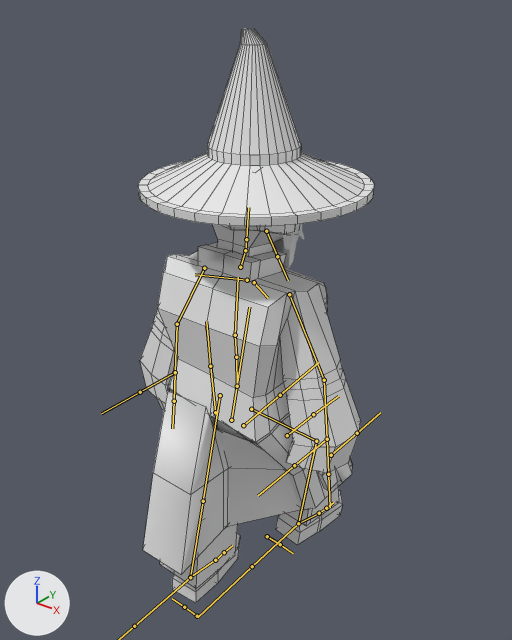
Two versions of the FBX model Assets/Art/Objects/Enemy/miniboss_wizard.fbx, one commit apart.
One viewpoint serves both versions: a camera (50 mm lens) standing at (2.31, -2.67, 3.69) and looking at (-0.04, 0.27, 1.87). Every picture has the same lights, and +X, +Y and +Z are marked at lower left. Both versions are drawn at frame 1 of the action 'WIZ_RIG|Idle'; the numbers are the values there. The bones that bend it are drawn over the model as lines. Mesh edges are drawn as thin lines on the coarser meshes.

Names of what the first picture shows: 'Hat', 'Head', 'Pants', 'Robe', 'Shoes'.
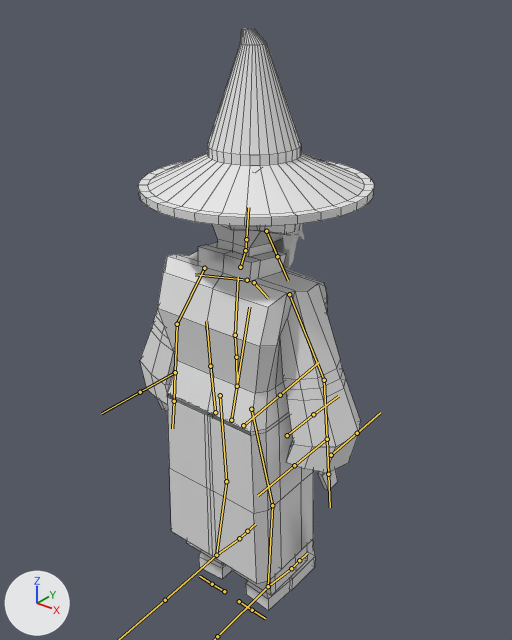
Location of each change, [x1, y1, x2, y2] in pixels of the pictures (512 x 640 px):
'Robe', posed
    before: [140, 242, 361, 574]
    after: [140, 242, 361, 584]
'Shoes', posed
    before: [172, 491, 343, 603]
    after: [199, 540, 315, 610]
'Pants', posed
    before: [160, 432, 339, 589]
    after: [187, 541, 308, 596]
bone 'thigh.L', root to tip
    before: (220, 395) to (203, 501)
    after: (220, 395) to (226, 481)
bone 'shin.L', root to tip
    before: (203, 501) to (190, 577)
    after: (226, 481) to (216, 555)
bone 'thigh.R', root to tip
    before: (251, 409) to (316, 441)
    after: (251, 409) to (272, 505)
bone 'shin.R', root to tip
    before: (316, 441) to (298, 523)
    after: (272, 505) to (268, 586)

Edits to the bpy script that builds the scene:
```text
Change bone_thigh_l:
    where bone_thigh_l = bpy.data.objects['WIZ_RIG'].pose.bones['thigh.L']  # child of 'spine'
    bone_thigh_l.rotation_quaternion: (0.987, 0.158, -0.003, 0.006) -> (1.0, 0.0, -0.005, -0.001)  # degrees (18, 0, 1) -> degrees (0, -1, 0)
Change bone_shin_l:
    where bone_shin_l = bpy.data.objects['WIZ_RIG'].pose.bones['shin.L']  # child of 'thigh.L'
    bone_shin_l.rotation_quaternion: (0.99, -0.14, 0.0, -0.021) -> (1.0, 0.0, 0.0, 0.0)  # degrees (-16, 0, -2) -> degrees (0, 0, 0)
Change bone_thigh_r:
    where bone_thigh_r = bpy.data.objects['WIZ_RIG'].pose.bones['thigh.R']  # child of 'spine'
    bone_thigh_r.rotation_quaternion: (0.941, -0.337, 0.019, 0.02) -> (1.0, 0.0, 0.005, 0.001)  # degrees (-39, 3, 1) -> degrees (0, 1, 0)
Change bone_shin_r:
    where bone_shin_r = bpy.data.objects['WIZ_RIG'].pose.bones['shin.R']  # child of 'thigh.R'
    bone_shin_r.rotation_quaternion: (0.912, 0.405, 0.0, -0.06) -> (1.0, 0.0, 0.0, 0.0)  # degrees (48, 3, -6) -> degrees (0, 0, 0)
```
